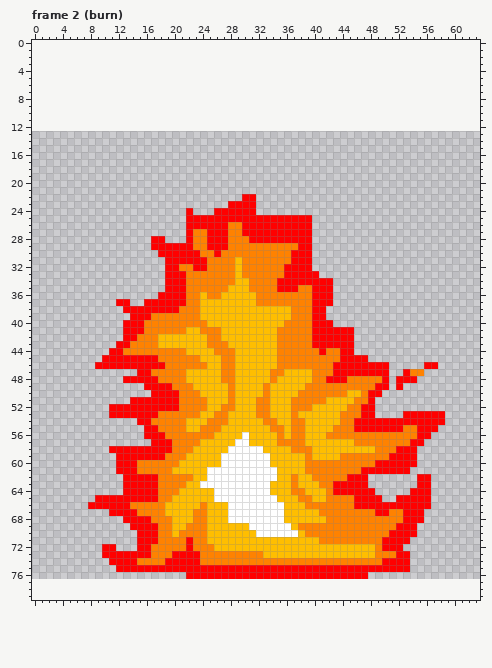
File history of a pixel-art file, assets/textures/sprites/fire.aseprite. The picture above was drawn from the file before the commit.
64x64 pixels, 4 frames. Shown: frame 2 (burn). The old version is drawn lined up with the new one, on the new canvas. The commit also changed other frames, which this record leaves out.
And afterwards:
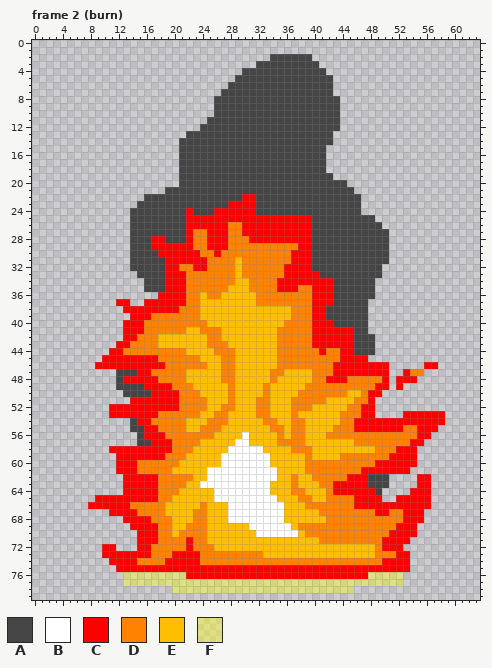
Palette (. is transparent): A #454545  B #ffffff  C #ff0000  D #ff8200  E #ffbe00  F #ffff005d
The exact change:
canvas 64x64 -> 64x80, the old top-left corner now at 0,13
Frame 2 (burn):
Colour A is added in row 2 at x 34 to 39; in row 3 at x 32 to 40; in row 4 at x 30 to 41; in row 5 at x 29 to 42; in row 6 at x 28 to 42; in row 7 at x 27 to 42.
Colour A is added in rows 8 to 10 at x 26 to 43; in row 11 at x 25 to 43; in row 12 at x 24 to 43; in row 13 at x 22 to 42; in row 14 at x 21 to 42; in rows 15 to 18 at x 21 to 41.
Colour A is added in row 19 at x 21 to 42; in row 20 at x 21 to 44; in row 21 at x 19 to 45; in row 22 at x 16 to 29 and 32 to 46; in row 23 at x 15 to 27 and 32 to 46; in row 24 at x 14 to 21, 23 to 25 and 32 to 46.
Colour A is added in row 25 at x 14 to 21 and 40 to 48; in row 26 at x 14 to 21 and 40 to 49; in row 27 at x 14 to 21 and 40 to 50; in row 28 at x 14 to 16, 19 to 21 and 40 to 50; in row 29 at x 14 to 16 and 40 to 50; in row 30 at x 14 to 17 and 40 to 50.
Colour A is added in row 31 at x 14 to 18 and 40 to 50; in row 32 at x 14 to 18 and 40 to 49; in row 33 at x 15 to 18 and 41 to 49; in rows 34 to 35 at x 16 to 18 and 43 to 48; in row 36 at x 43 to 48; in row 37 at x 43 to 47.
Colour A is added in rows 38 to 39 at x 42 to 47; in row 40 at x 43 to 47; in row 41 at x 46 to 47; in rows 42 to 44 at x 46 to 48; in row 47 at x 12 to 14; in row 48 at x 12.
Colour A is added in row 49 at x 12 to 15; in row 50 at x 13 to 16; in row 54 at x 14; in row 55 at x 14 to 15; in row 56 at x 15; in row 57 at x 15 to 16.
Colour A is added in rows 62 to 63 at x 48 to 50; in row 64 at x 49.
Colour F is added in row 76 at x 13 to 21 and 48 to 52; in row 77 at x 13 to 52; in row 78 at x 20 to 45.
Where, in picture pixels (left, top, right, bottom), the same in both pictures:
added: (130, 54, 389, 355)
added: (116, 369, 151, 397)
added: (130, 418, 151, 446)
added: (368, 474, 389, 495)
added: (123, 572, 403, 593)
